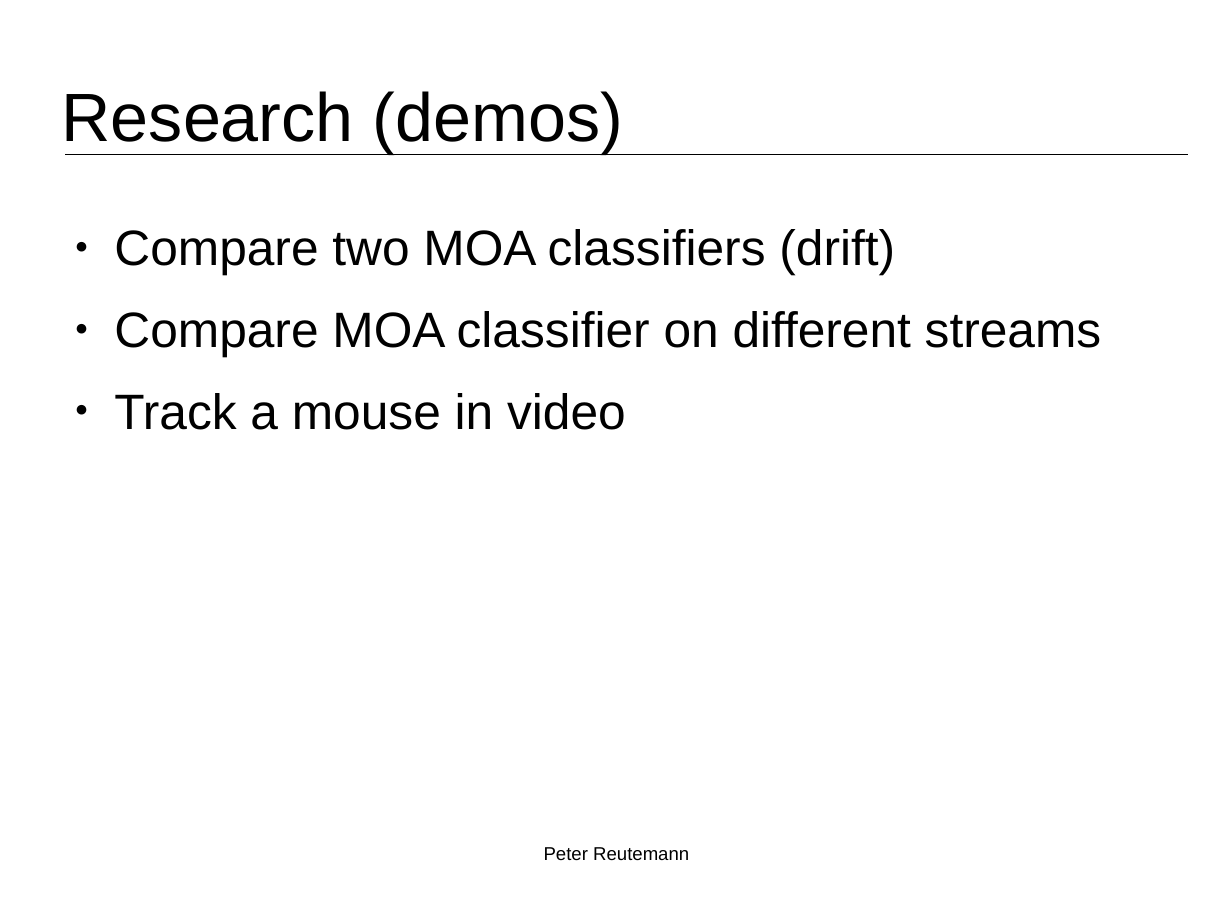
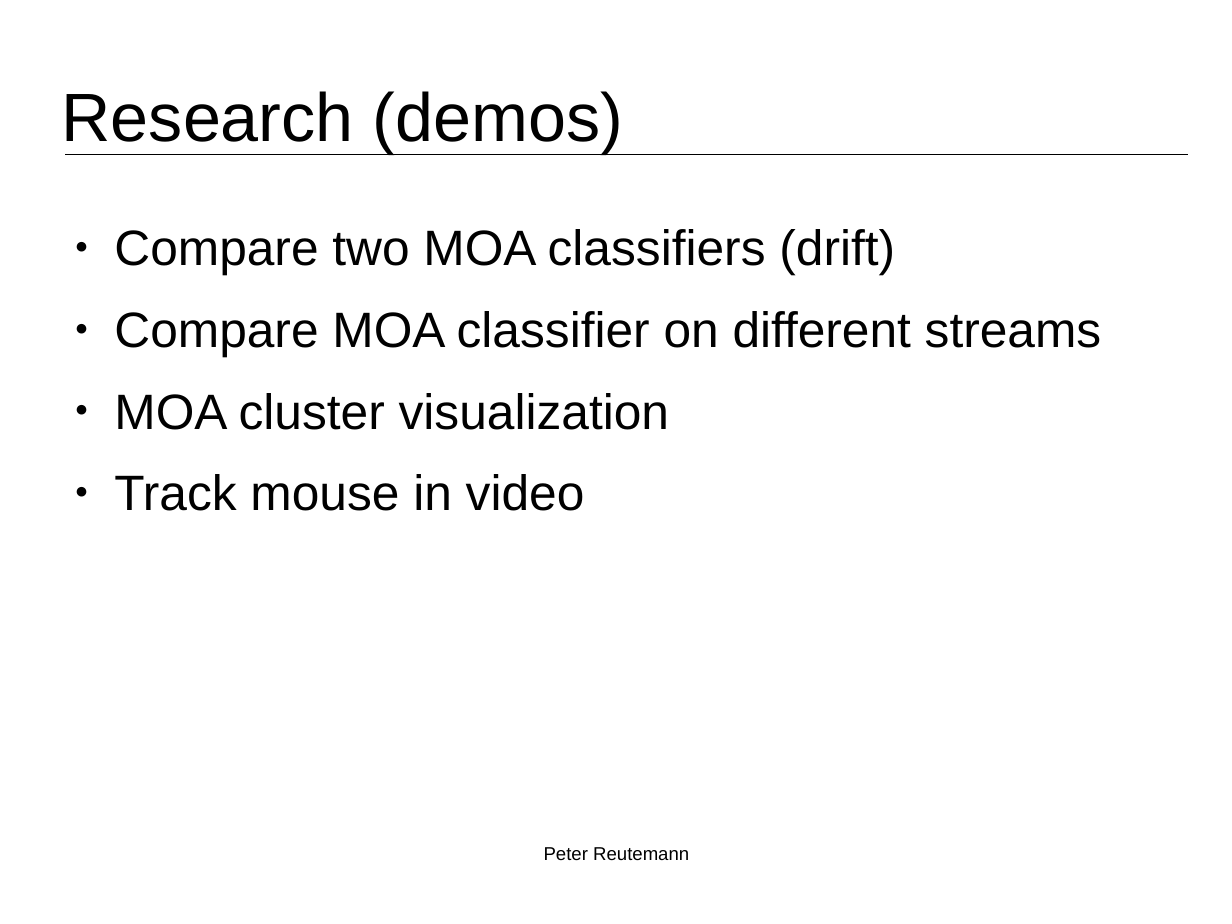
Before and after one commit to fracpete/bigmine-2015, a slide deck: slide 8 of talk/bigmine2015_reutemann.odp (slide 7 before the commit). Drawn at 1232x924 pixels with LibreOffice and Linux fonts; fonts in the diff are those of the drawing; background and template pictures are left out. Boxes give left, top, right and bottom in pixels: in the first picture for what was removed or moved away, otherwise in the second. Text is boxed around its words. In the diff, an @@ line names an element or a change of style, - is before the commit and + after.

```diff
--- a/talk/bigmine2015_reutemann.odp
+++ b/talk/bigmine2015_reutemann.odp
@@ text at (x1=114, y1=393, x2=669, y2=511): text changed @@
-● Track a mouse in video
+● MOA cluster visualization
+● Track mouse in video
```
Also in this commit, not shown: 5 other slides changed, 2 slides added, 5 other files.
